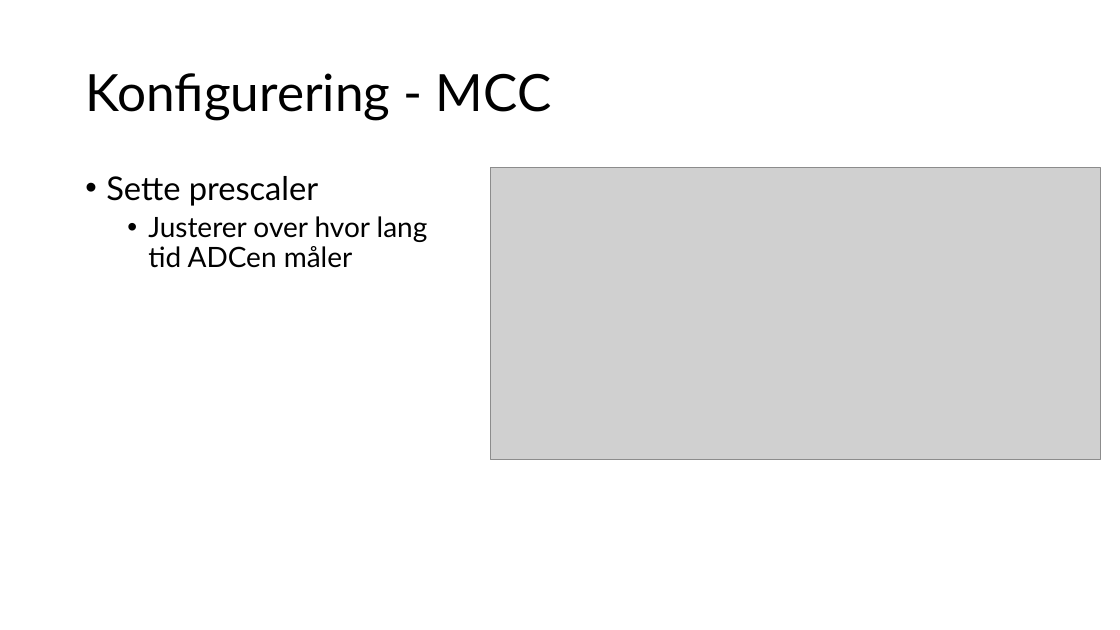
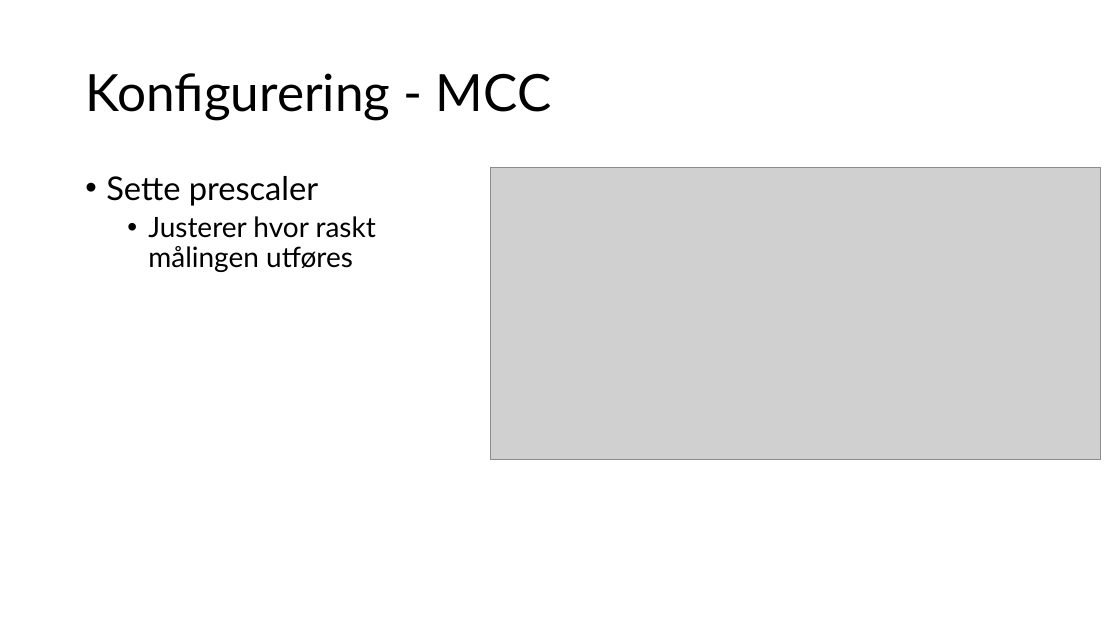
Before and after one commit to ElektraVerksted/AVR-kurs, a slide deck: slide 13 of Kursdag 2/Dag to.pptx (slide 12 before the commit). Drawn at 1120x630 pixels with LibreOffice and Linux fonts; fonts in the diff are those of the drawing; grey boxes stand for pictures. Boxes give left, top, right and bottom in pixels: in the first picture for what was removed or moved away, otherwise in the second. Text is boxed around its words. In the diff, an @@ line names an element or a change of style, - is before the commit and + after.

```diff
--- a/Kursdag 2/Dag to.pptx
+++ b/Kursdag 2/Dag to.pptx
@@ text at box(148, 216, 376, 272): text changed @@
-  • Justerer over hvor lang
-    tid ADCen måler
+  • Justerer hvor raskt
+    målingen utføres
```
Also in this commit, not shown: 6 other slides changed, 4 slides added.
